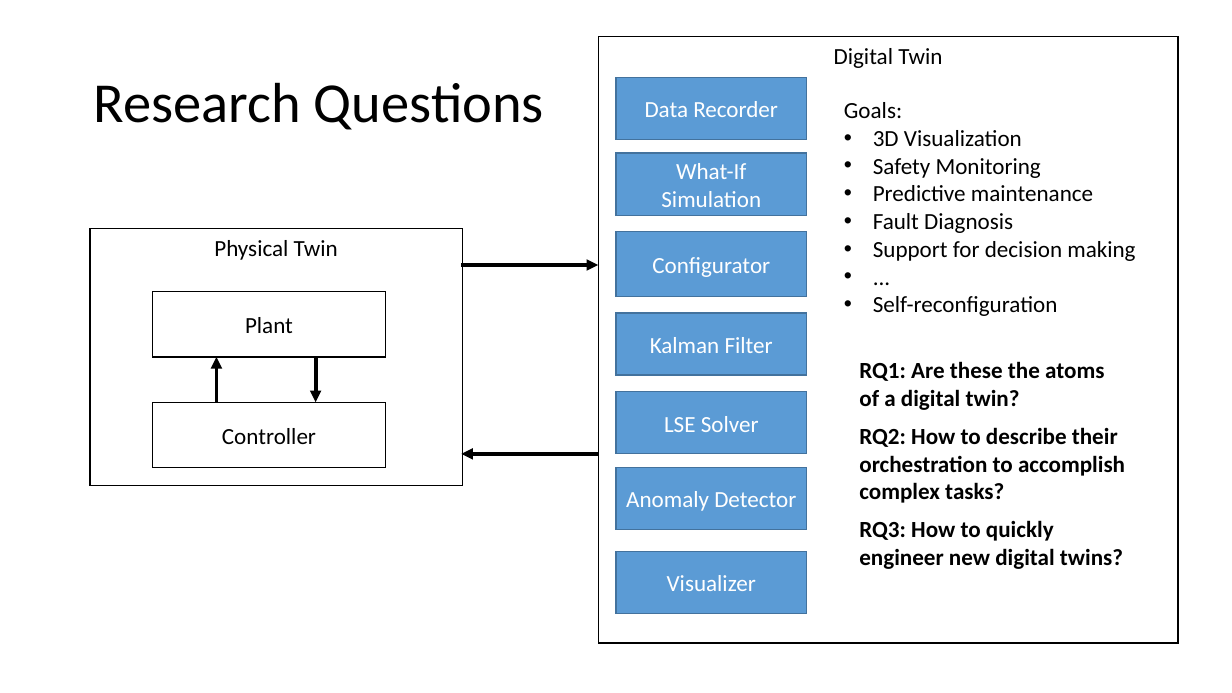
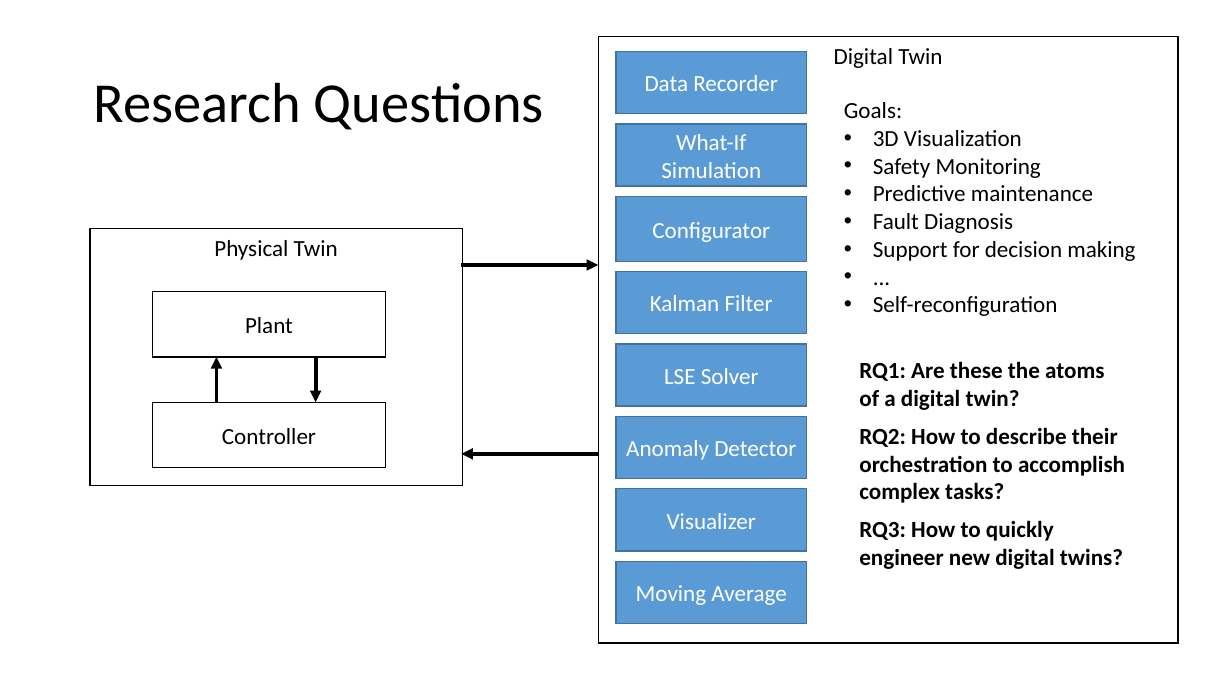
Before and after one commit to INTO-CPS-Association/example_digital-twin_incubator, a slide deck: slide 22 of notes/presentations/DigitLunch_17_December.pptx. Drawn at 1232x693 pixels with LibreOffice and Linux fonts; fonts in the diff are those of the drawing. Boxes give left, top, right and bottom in pixels: in the first picture for what was removed or moved away, otherwise in the second. Text is boxed around its words. In the diff, an @@ line names an element or a change of style, - is before the commit and + after.

```diff
--- a/notes/presentations/DigitLunch_17_December.pptx
+++ b/notes/presentations/DigitLunch_17_December.pptx
@@ rectangle "Data Recorder" moved from (x1=616, y1=78, x2=807, y2=140) to (x1=616, y1=52, x2=807, y2=114) @@
@@ rectangle "What-If Simulation" moved from (x1=616, y1=153, x2=807, y2=215) to (x1=616, y1=124, x2=807, y2=186) @@
@@ rectangle "Configurator" moved from (x1=616, y1=232, x2=807, y2=297) to (x1=616, y1=197, x2=807, y2=262) @@
@@ rectangle "Kalman Filter" moved from (x1=616, y1=313, x2=807, y2=375) to (x1=616, y1=272, x2=807, y2=334) @@
@@ rectangle "LSE Solver" moved from (x1=616, y1=392, x2=807, y2=454) to (x1=616, y1=344, x2=807, y2=406) @@
@@ rectangle "Anomaly Detector" moved from (x1=616, y1=468, x2=807, y2=530) to (x1=616, y1=417, x2=807, y2=479) @@
@@ rectangle "Visualizer" moved from (x1=616, y1=552, x2=807, y2=614) to (x1=616, y1=489, x2=807, y2=551) @@
@@ rectangle added at (x1=616, y1=561, x2=807, y2=623), fill #5B9BD5, outline #43739E 1 pt, 18 pt, text #FFFFFF @@
+Moving Average
```
Also in this commit, not shown: 1 other slide changed.
